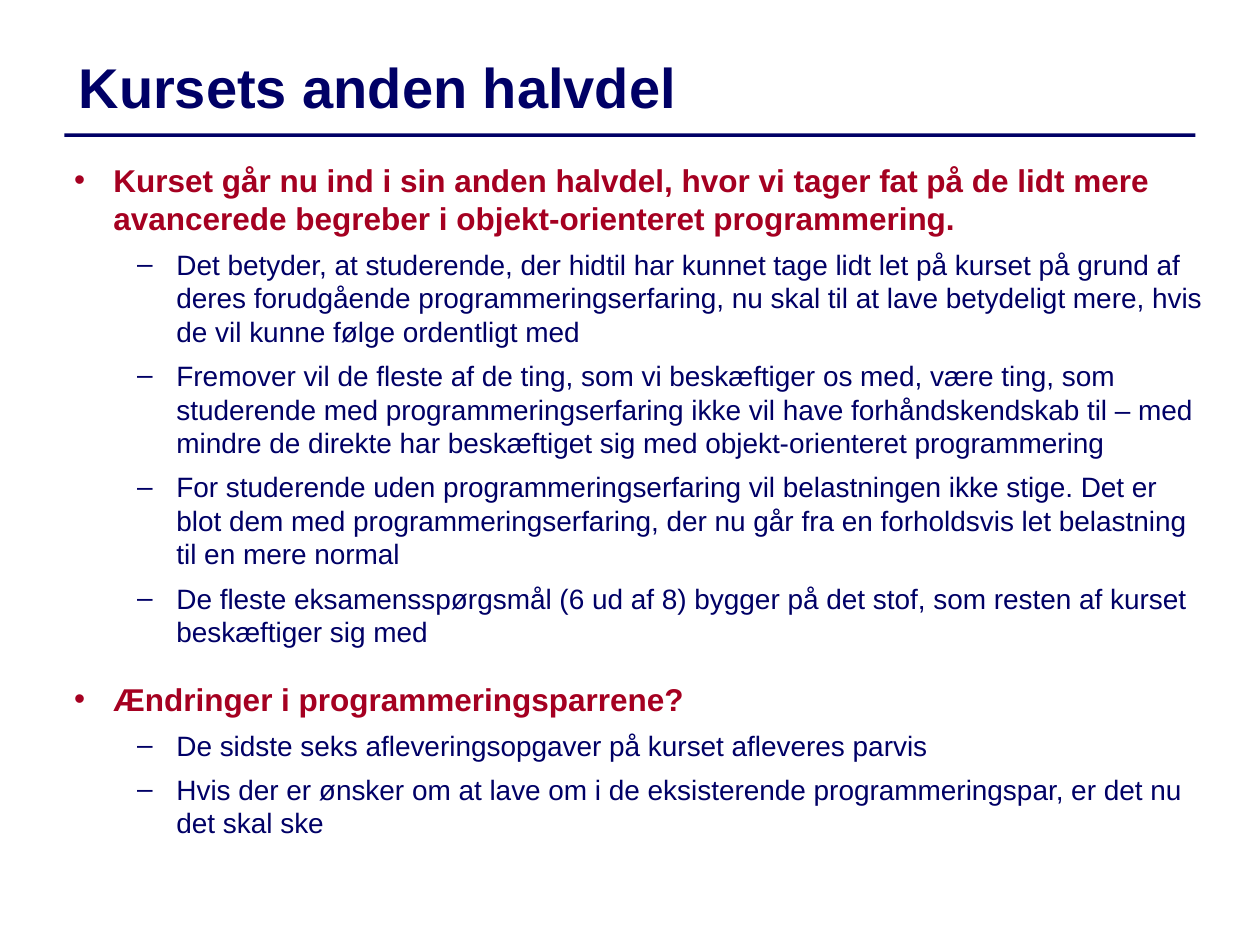
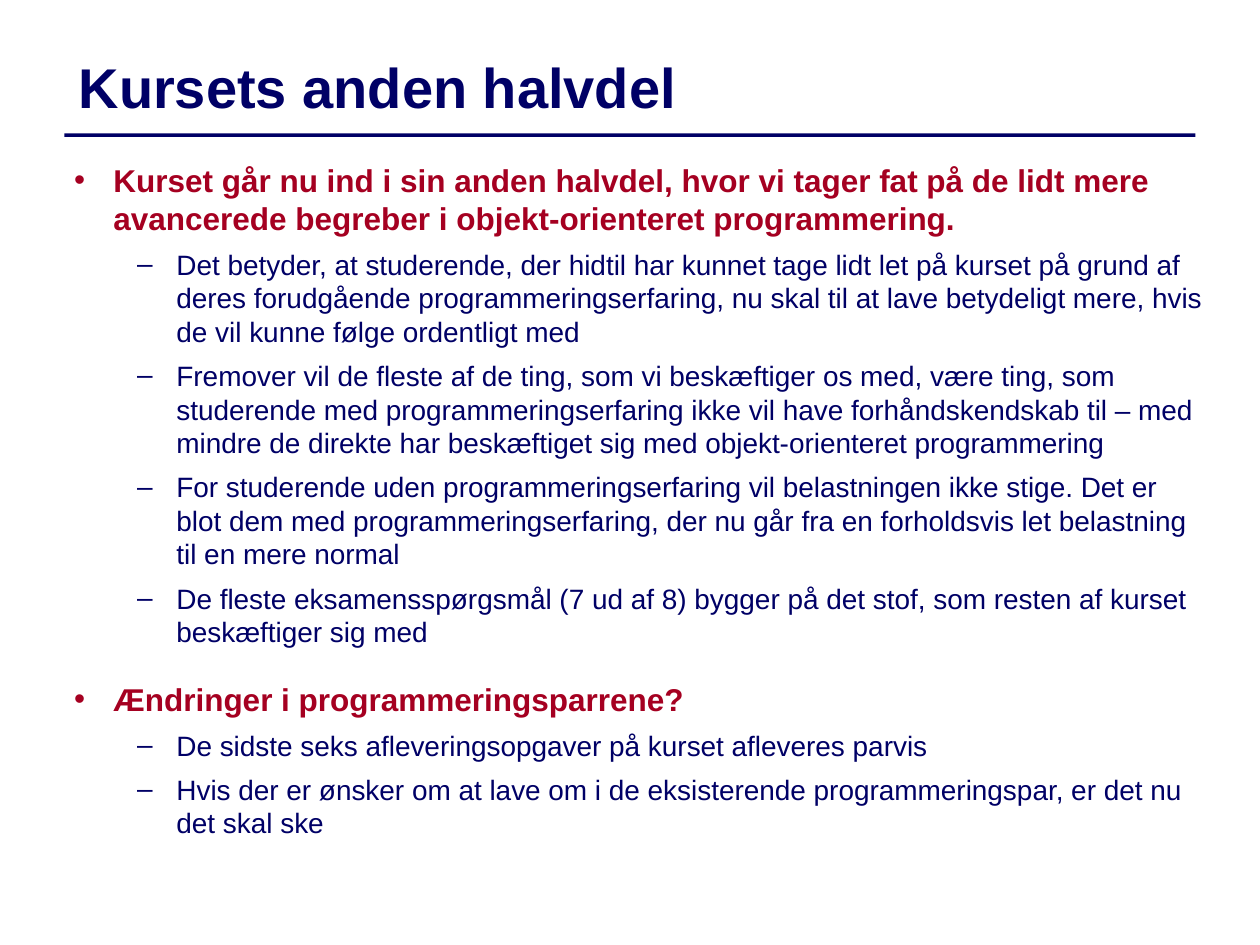
Before and after one commit to IntProgAU/Materiale, a slide deck: slide 2 of web/g24/status/Status5.pptx. Drawn at 1260x945 pixels with LibreOffice and Linux fonts; fonts in the diff are those of the drawing. Boxes give left, top, right and bottom in pixels: in the first picture for what was removed or moved away, otherwise in the second. Text is boxed around its words. In the diff, an @@ line names an element or a change of style, - is before the commit and + after.

```diff
--- a/web/g24/status/Status5.pptx
+++ b/web/g24/status/Status5.pptx
@@ text at [176, 587, 1186, 647]: text changed @@
-  – De fleste eksamensspørgsmål (6 ud af 8) bygger på det stof, som resten af kurset beskæftiger sig med
+  – De fleste eksamensspørgsmål (7 ud af 8) bygger på det stof, som resten af kurset beskæftiger sig med
```
Also in this commit, not shown: 2 other slides changed.
